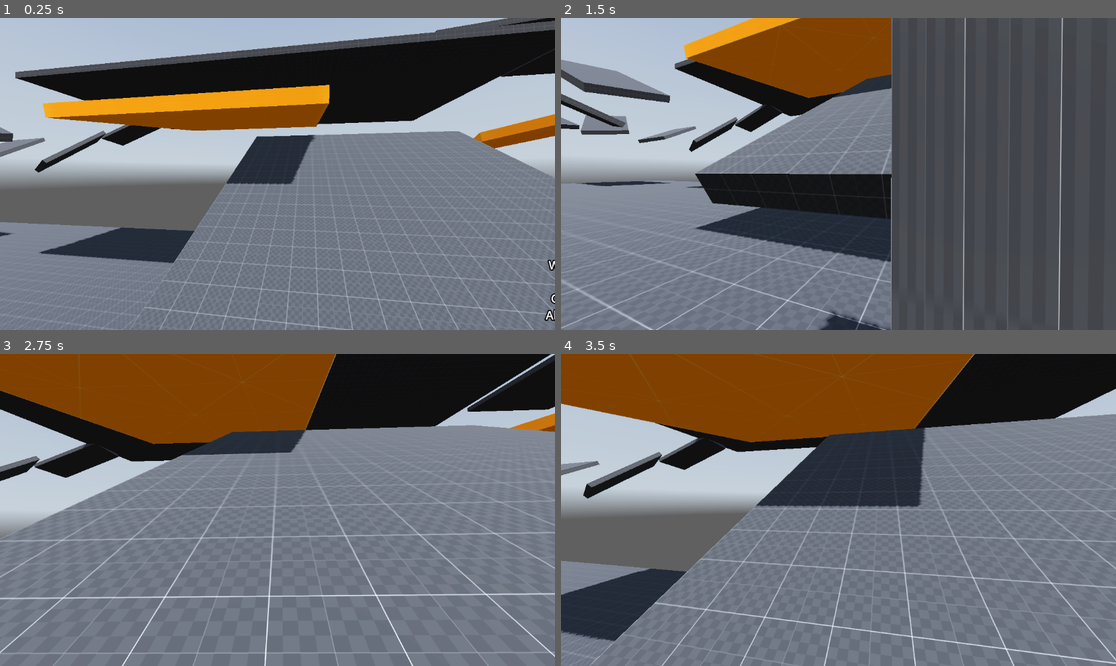
Above: before the commit, frames 1-4 (two rows, left to right).
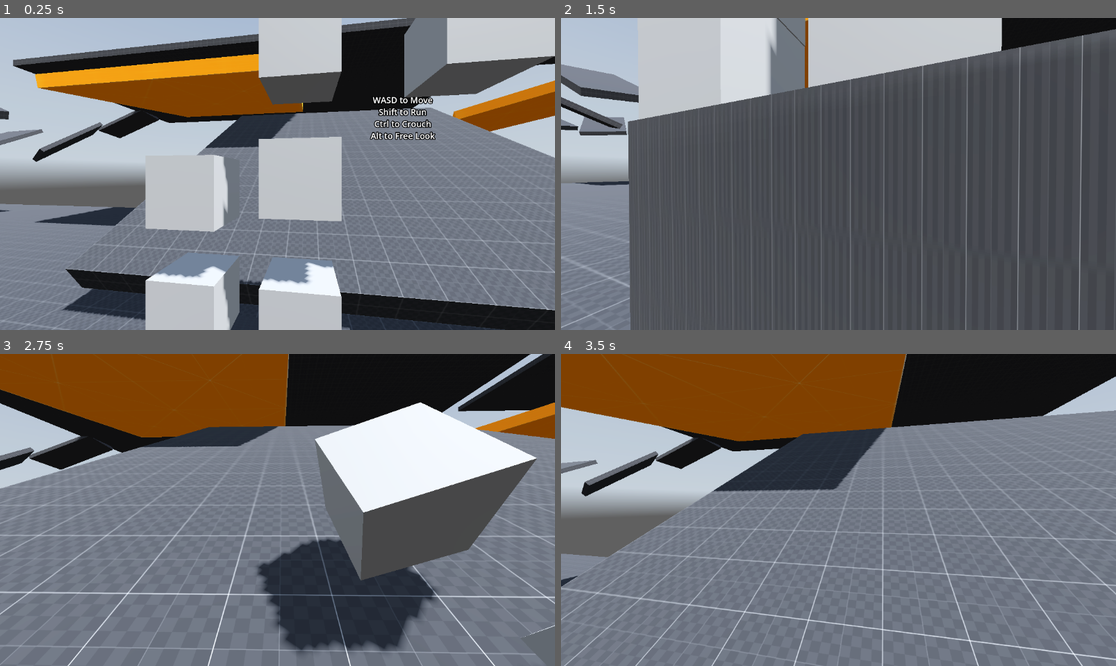
Above: after the commit, the same moments.

Repository: FahadHameed89/GodotPlayground3D
Game: Godot game, scene res://Levels/world.tscn
Same seed, same stepped clock (60 frames per second), same inputs: the game is played once before the commit and once after it. The project has no main scene, so this scene is started directly. A sky picture missing from this copy of the repository is replaced by a grey-blue gradient.
Inputs (mouse positions are in pixels of both pictures, inside the frame that each line leads up to):
- Up to frame 1 (0.25 s): no input
- Up to frame 2 (1.5 s): tap Enter (ui_accept) at 0.5, 0.77 s; move the mouse to (866, 174) at 0.52 s; hold Ctrl (crouch) 0.53-1.28 s; hold W (forward) from 0.53 s (still down); click (866, 174) at 0.67 s; move the mouse to (810, 174) at 1.27 s; tap Alt (free_look) at 1.35 s
- Up to frame 3 (2.75 s): keep holding W (forward); tap Enter (ui_accept) at 1.52 s; move the mouse to (288, 503) at 2.02 s; click (288, 503) at 2.1 s
- Up to frame 4 (3.5 s): keep holding W (forward); move the mouse to (832, 516) at 2.77 s; tap Shift (sprint) at 2.85 s; click (832, 516) at 2.92 s; tap Enter (ui_accept) at 3.02 s

The runs differ from the first frame. In frame 1, 54% of the frame differs, in the area x 0-100%, y 0-100%; in frame 2, 50%; in frame 3, 36%; in frame 4, 20%.

Commit message:
Added some test blocks to play with

Diff:
--- a/Levels/world.tscn
+++ b/Levels/world.tscn
@@ -230,7 +230,7 @@
 shadow_enabled = true
 
 [node name="player" parent="." instance=ExtResource("5_jw30q")]
-transform = Transform3D(-0.150381, 0, 0.988628, 0, 1, 0, -0.988628, 0, -0.150381, 47.1888, -18.637, -8.68971)
+transform = Transform3D(-0.150381, 0, 0.988628, 0, 1, 0, -0.988628, 0, -0.150381, 47.9905, -21.2576, -10.6897)
 
 [node name="RigidBody3D" type="RigidBody3D" parent="."]
 transform = Transform3D(1, 0, 0, 0, 1, 0, 0, 0, 1, 45, -21.4494, -10.5747)
@@ -240,3 +240,66 @@
 
 [node name="MeshInstance3D" type="MeshInstance3D" parent="RigidBody3D"]
 mesh = SubResource("BoxMesh_bpu4d")
+
+[node name="RigidBody3D2" type="RigidBody3D" parent="."]
+transform = Transform3D(1, 0, 0, 0, 1, 0, 0, 0, 1, 45, -19.561, -10.5747)
+
+[node name="CollisionShape3D" type="CollisionShape3D" parent="RigidBody3D2"]
+shape = SubResource("BoxShape3D_ac8q6")
+
+[node name="MeshInstance3D" type="MeshInstance3D" parent="RigidBody3D2"]
+mesh = SubResource("BoxMesh_bpu4d")
+
+[node name="RigidBody3D3" type="RigidBody3D" parent="."]
+transform = Transform3D(1, 0, 0, 0, 1, 0, 0, 0, 1, 45, -17.7893, -10.5747)
+
+[node name="CollisionShape3D" type="CollisionShape3D" parent="RigidBody3D3"]
+shape = SubResource("BoxShape3D_ac8q6")
+
+[node name="MeshInstance3D" type="MeshInstance3D" parent="RigidBody3D3"]
+mesh = SubResource("BoxMesh_bpu4d")
+
+[node name="RigidBody3D4" type="RigidBody3D" parent="."]
+transform = Transform3D(1, 0, 0, 0, 1, 0, 0, 0, 1, 45, -17.7893, -12.6941)
+
+[node name="CollisionShape3D" type="CollisionShape3D" parent="RigidBody3D4"]
+shape = SubResource("BoxShape3D_ac8q6")
+
+[node name="MeshInstance3D" type="MeshInstance3D" parent="RigidBody3D4"]
+mesh = SubResource("BoxMesh_bpu4d")
+
+[node name="RigidBody3D5" type="RigidBody3D" parent="."]
+transform = Transform3D(1, 0, 0, 0, 1, 0, 0, 0, 1, 45, -16.1255, -12.5848)
+
+[node name="CollisionShape3D" type="CollisionShape3D" parent="RigidBody3D5"]
+shape = SubResource("BoxShape3D_ac8q6")
+
+[node name="MeshInstance3D" type="MeshInstance3D" parent="RigidBody3D5"]
+mesh = SubResource("BoxMesh_bpu4d")
+
+[node name="RigidBody3D6" type="RigidBody3D" parent="."]
+transform = Transform3D(1, 0, 0, 0, 1, 0, 0, 0, 1, 45, -19.7513, -8.9746)
+
+[node name="CollisionShape3D" type="CollisionShape3D" parent="RigidBody3D6"]
+shape = SubResource("BoxShape3D_ac8q6")
+
+[node name="MeshInstance3D" type="MeshInstance3D" parent="RigidBody3D6"]
+mesh = SubResource("BoxMesh_bpu4d")
+
+[node name="RigidBody3D7" type="RigidBody3D" parent="."]
+transform = Transform3D(1, 0, 0, 0, 1, 0, 0, 0, 1, 45, -21.4635, -8.9746)
+
+[node name="CollisionShape3D" type="CollisionShape3D" parent="RigidBody3D7"]
+shape = SubResource("BoxShape3D_ac8q6")
+
+[node name="MeshInstance3D" type="MeshInstance3D" parent="RigidBody3D7"]
+mesh = SubResource("BoxMesh_bpu4d")
+
+[node name="RigidBody3D8" type="RigidBody3D" parent="."]
+transform = Transform3D(1, 0, 0, 0, 1, 0, 0, 0, 1, 45, -16.0987, -10.6524)
+
+[node name="CollisionShape3D" type="CollisionShape3D" parent="RigidBody3D8"]
+shape = SubResource("BoxShape3D_ac8q6")
+
+[node name="MeshInstance3D" type="MeshInstance3D" parent="RigidBody3D8"]
+mesh = SubResource("BoxMesh_bpu4d")
